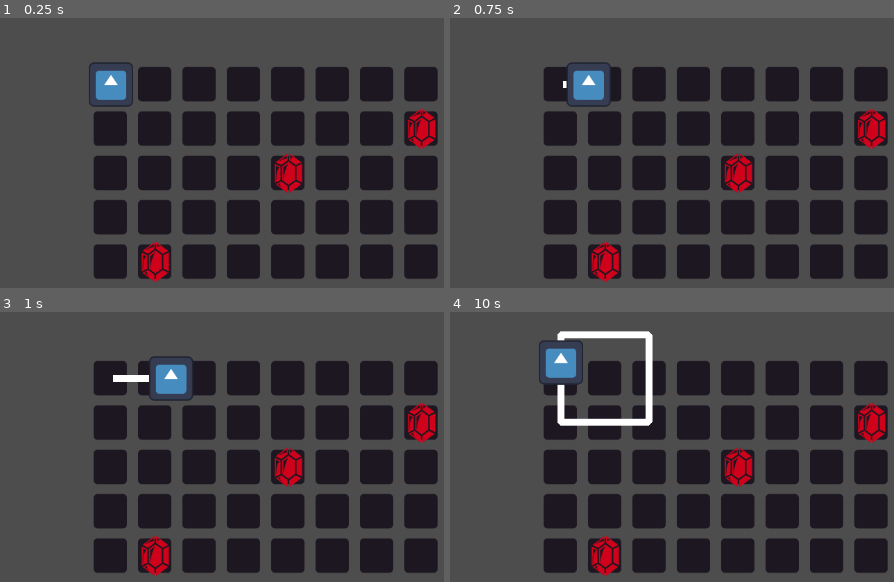
Above: before the commit, frames 1-4 (two rows, left to right).
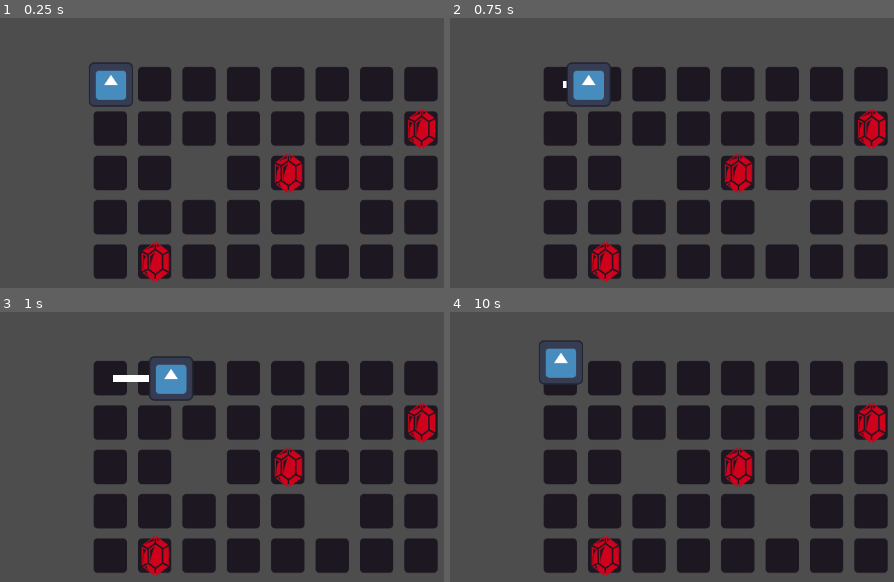
Above: after the commit, the same moments.

Repository: iguessfive/GMTK-Game-Jam
Game: Godot game, scene res://gameplay/ouroborus_game.tscn
The game is run twice, just before and just after one commit, with the same random seed, the same clock (stepped at 60 frames per second) and the same inputs. The project has no main scene, so this scene is started directly. The engine's default icon, where the game draws it, is replaced by a stand-in: a white triangle on a blue panel in a dark square.
Inputs:
- Up to frame 1 (0.25 s): no input
- Up to frame 2 (0.75 s): tap Enter at 0.5 s; hold D (move_right) from 0.53 s (still down); hold Space (throw) from 0.53 s (still down)
- Up to frame 3 (1 s): keep holding D (move_right); keep holding Space (throw)
- Up to frame 4 (10 s): release D (move_right) at 1.28 s; release Space (throw) at 1.28 s; hold S (move_down) 1.28-2.03 s; tap Space (throw) every 1.5 s from 1.35 to 8.85 s; hold D (move_right) 2.03-2.78 s; hold Space (throw) 2.03-2.78 s; hold W (move_up) 2.78-3.53 s; hold Space (throw) 3.53-4.28 s; hold A (move_left) 3.53-5.03 s; hold S (move_down) 5.03-5.78 s; hold Space (throw) 5.03-5.78 s; hold D (move_right) 5.78-6.53 s; hold W (move_up) 6.53-7.28 s; hold Space (throw) 6.53-7.28 s; hold D (move_right) 7.28-8.03 s; hold S (move_down) 8.03-8.78 s; hold Space (throw) 8.03-8.78 s; hold A (move_left) 8.78-9.53 s; hold W (move_up) from 9.53 s (still down); hold Space (throw) from 9.53 s (still down)

The runs differ from the first frame. In frame 1, 1.9% of the frame differs, in the area x 40-79%, y 51-80%; in frame 2, 1.9%; in frame 3, 1.9%; in frame 4, 3.9%, in the area x 24-79%, y 7-80%.

Commit message:
feat: set up all the win/lose conditions for a level

Diff:
--- /dev/null
+++ b/gameplay/collectibles.gd
@@ -0,0 +1,8 @@
+extends Area2D
+
+func destroy() -> void:
+	# Handle specific logic for collecting a pickup
+	queue_free.call_deferred()
+	print_debug("Pickup collected!")
+
+	# You can add more logic here, like sfx
--- a/gameplay/pick_up.tscn
+++ b/gameplay/collectibles.tscn
@@ -1,12 +1,12 @@
 [gd_scene load_steps=4 format=3 uid="uid://bv0tr0ku8dldd"]
 
-[ext_resource type="Script" uid="uid://dqhepry1npuvv" path="res://gameplay/pick_up.gd" id="1_6bc5v"]
+[ext_resource type="Script" uid="uid://dqhepry1npuvv" path="res://gameplay/collectibles.gd" id="1_6bc5v"]
 [ext_resource type="Texture2D" uid="uid://dxkowf22ubbva" path="res://assets/rupee.png" id="2_o0feu"]
 
 [sub_resource type="CircleShape2D" id="CircleShape2D_n6a7h"]
 radius = 22.0907
 
-[node name="PickUp" type="Area2D" groups=["pickups"]]
+[node name="Collectibles" type="Area2D" groups=["collectible"]]
 collision_layer = 2
 collision_mask = 0
 monitoring = false
--- /dev/null
+++ b/gameplay/collectibles_manager.gd
@@ -0,0 +1,4 @@
+extends Node2D
+
+@onready var collectible_in_level: Array = get_children()
+@onready var collectible_count: int = collectible_in_level.size() # Not usable in higher node ready's
--- a/gameplay/level.gd
+++ b/gameplay/level.gd
@@ -1,11 +1,13 @@
 extends TileMapLayer
 
+@export var collectible_manager: Node2D
+
 var travelled_tiles: Dictionary = {}
+var can_win := false
 
 ## Used to record the tiles the player has travelled
 func add_travelled_tile(point: Vector2) -> void:
 	var position_in_map = local_to_map(point)
-
 
 	if not travelled_tiles.has(position_in_map) and travelled_tiles.is_empty():
 		travelled_tiles[position_in_map] = true
@@ -13,8 +15,21 @@
 		travelled_tiles[position_in_map] = false
 	elif travelled_tiles.has(position_in_map) and travelled_tiles[position_in_map]:
 		# player has to get to this tile again after collecting all pickups to win
-		print_debug("You have already travelled this tile, but you can return after collecting all pickups.")
+		if can_win:
+			print("Level completed! You won.")
+			# Trigger a win condition, level clear & win sfx
+			%CanvasLayer.visible = true
+		else:
+			print_debug("You cannot win yet, collect all pickups first.")
+			get_tree().reload_current_scene.call_deferred()
+			# Lose sfx & play again button
 	else:
 		# GAME OVER condition
 		print_debug("Game Over! You have already travelled this tile.")
 		get_tree().reload_current_scene.call_deferred()
+
+func get_collectible_count() -> int:
+	return collectible_manager.collectible_count
+
+func collect() -> void:
+	collectible_manager.collectible_count -= 1
--- a/gameplay/level_example.tscn
+++ b/gameplay/level_example.tscn
@@ -1,7 +1,9 @@
-[gd_scene load_steps=5 format=4 uid="uid://ba870ecmck1yx"]
+[gd_scene load_steps=7 format=4 uid="uid://ba870ecmck1yx"]
 
 [ext_resource type="Texture2D" uid="uid://jwkdmxgnkeb1" path="res://assets/path_tiles_64px.png" id="1_72un8"]
 [ext_resource type="Script" uid="uid://cvnudra0dylww" path="res://gameplay/level.gd" id="2_16cv5"]
+[ext_resource type="Script" uid="uid://dkv73t6llhsg5" path="res://gameplay/collectibles_manager.gd" id="3_jqd86"]
+[ext_resource type="PackedScene" uid="uid://bv0tr0ku8dldd" path="res://gameplay/collectibles.tscn" id="4_4t1ad"]
 
 [sub_resource type="TileSetAtlasSource" id="TileSetAtlasSource_16cv5"]
 texture = ExtResource("1_72un8")
@@ -27,7 +29,20 @@
 tile_size = Vector2i(64, 64)
 sources/0 = SubResource("TileSetAtlasSource_16cv5")
 
-[node name="LevelExample" type="TileMapLayer"]
-tile_map_data = PackedByteArray("AAACAAEAAAAAAAEAAAADAAEAAAA …(304 unchanged characters)… AAAEAAAAJAAQAAAAAAAEAAAAIAAQAAAAAAAEAAAAHAAQAAAAAAAEAAAAGAAQAAAAAAAEAAAAFAAQAAAAAAAEAAAAEAAQAAAAAAAEAAAADAAQAAAAAAAEAAAADAAMAAAAAAAEAAAAEAAMAAAAAAAEAAAAFAAMAAAAAAAEAAAAGAAMAAAAA …(138 unchanged characters)…
+[node name="LevelExample" type="TileMapLayer" node_paths=PackedStringArray("collectible_manager")]
+tile_map_data = PackedByteArray("AAACAAEAAAAAAAEAAAADAAEAAAA …(304 unchanged characters)… AAAEAAAAJAAQAAAAAAAEAAAAIAAQAAAAAAAEAAAAGAAQAAAAAAAEAAAAFAAQAAAAAAAEAAAAEAAQAAAAAAAEAAAADAAQAAAAAAAEAAAADAAMAAAAAAAEAAAAFAAMAAAAAAAEAAAAGAAMAAAAA …(138 unchanged characters)…
 tile_set = SubResource("TileSet_elynw")
 script = ExtResource("2_16cv5")
+collectible_manager = NodePath("CollectibleManager")
+
+[node name="CollectibleManager" type="Node2D" parent="."]
+script = ExtResource("3_jqd86")
+
+[node name="Collectibles" parent="CollectibleManager" instance=ExtResource("4_4t1ad")]
+position = Vector2(416, 224)
+
+[node name="Collectibles2" parent="CollectibleManager" instance=ExtResource("4_4t1ad")]
+position = Vector2(224, 352)
+
+[node name="Collectibles3" parent="CollectibleManager" instance=ExtResource("4_4t1ad")]
+position = Vector2(608, 160)
--- a/gameplay/ouroborus_game.tscn
+++ b/gameplay/ouroborus_game.tscn
@@ -2,7 +2,10 @@
 
 [ext_resource type="PackedScene" uid="uid://bomryssos12v2" path="res://gameplay/snake.tscn" id="1_j3373"]
 [ext_resource type="PackedScene" uid="uid://ba870ecmck1yx" path="res://gameplay/level_example.tscn" id="2_x3wgt"]
-[ext_resource type="PackedScene" uid="uid://bv0tr0ku8dldd" path="res://gameplay/pick_up.tscn" id="3_2yve2"]
+
+[sub_resource type="LabelSettings" id="LabelSettings_x3wgt"]
+font_size = 64
+font_color = Color(0.254902, 0.898039, 0.745098, 1)
 
 [node name="OuroborusGame" type="Node2D"]
 
@@ -16,15 +19,35 @@
 
 [node name="ExampleLevel" parent="." instance=ExtResource("2_x3wgt")]
 
-[node name="Node2D" type="Node2D" parent="."]
+[node name="CanvasLayer" type="CanvasLayer" parent="."]
+unique_name_in_owner = true
+layer = 10
+visible = false
 
-[node name="PickUp" parent="Node2D" instance=ExtResource("3_2yve2")]
-position = Vector2(416, 224)
+[node name="Control" type="Control" parent="CanvasLayer"]
+layout_mode = 3
+anchors_preset = 15
+anchor_right = 1.0
+anchor_bottom = 1.0
+grow_horizontal = 2
+grow_vertical = 2
+mouse_filter = 2
 
-[node name="PickUp2" parent="Node2D" instance=ExtResource("3_2yve2")]
-position = Vector2(224, 352)
-
-[node name="PickUp3" parent="Node2D" instance=ExtResource("3_2yve2")]
-position = Vector2(608, 160)
+[node name="Label" type="Label" parent="CanvasLayer/Control"]
+layout_mode = 1
+anchors_preset = 8
+anchor_left = 0.5
+anchor_top = 0.5
+anchor_right = 0.5
+anchor_bottom = 0.5
+offset_left = -20.0
+offset_top = -11.5
+offset_right = 20.0
+offset_bottom = 11.5
+grow_horizontal = 2
+grow_vertical = 2
+text = "You Win"
+label_settings = SubResource("LabelSettings_x3wgt")
 
 [editable path="Snake"]
+[editable path="ExampleLevel"]
--- a/gameplay/pick_up.gd
+++ /dev/null
@@ -1 +0,0 @@
-extends Area2D
--- a/gameplay/snake.gd
+++ b/gameplay/snake.gd
@@ -57,9 +57,11 @@
 		persisent_body.add_point(head.global_position )
 
 func _on_collector_area_entered(area: Area2D) -> void:
-	if area.is_in_group("pickups"):
-		area.queue_free.call_deferred()
-		# collector.collect_pickup()  # Call collector's method to handle the pickup
+	if area.is_in_group("collectible"):
+		area.destroy()  # handle pickups specific logic, sfx, animation, etc.
 		# if all items are collected, you can allow for level completion
-	else:
-		print_debug("Entered an area that is not a pickup.")
+		level.collect()
+		print(level.get_collectible_count())
+		if level.get_collectible_count() == 0:
+			print_debug("You can win now, all pickups collected!")
+			level.can_win = true # once all items are collected
Renamed: gameplay/pick_up.gd.uid -> gameplay/collectibles.gd.uid
Not shown, added: gameplay/collectibles_manager.gd.uid
